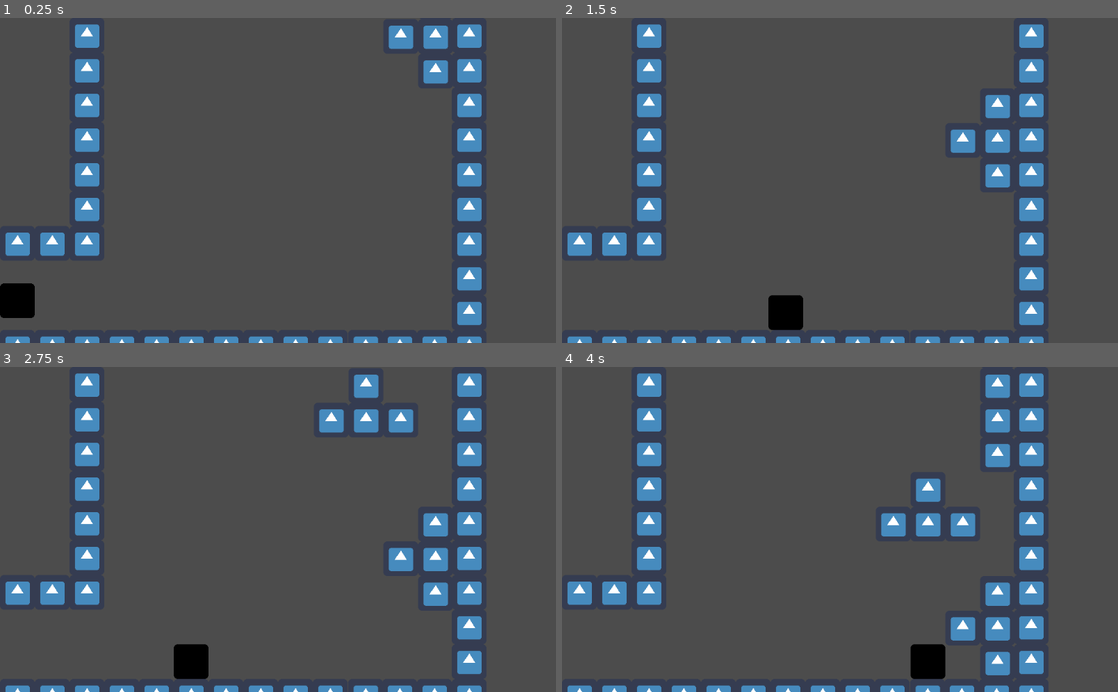
Above: before the commit, frames 1-4 (two rows, left to right).
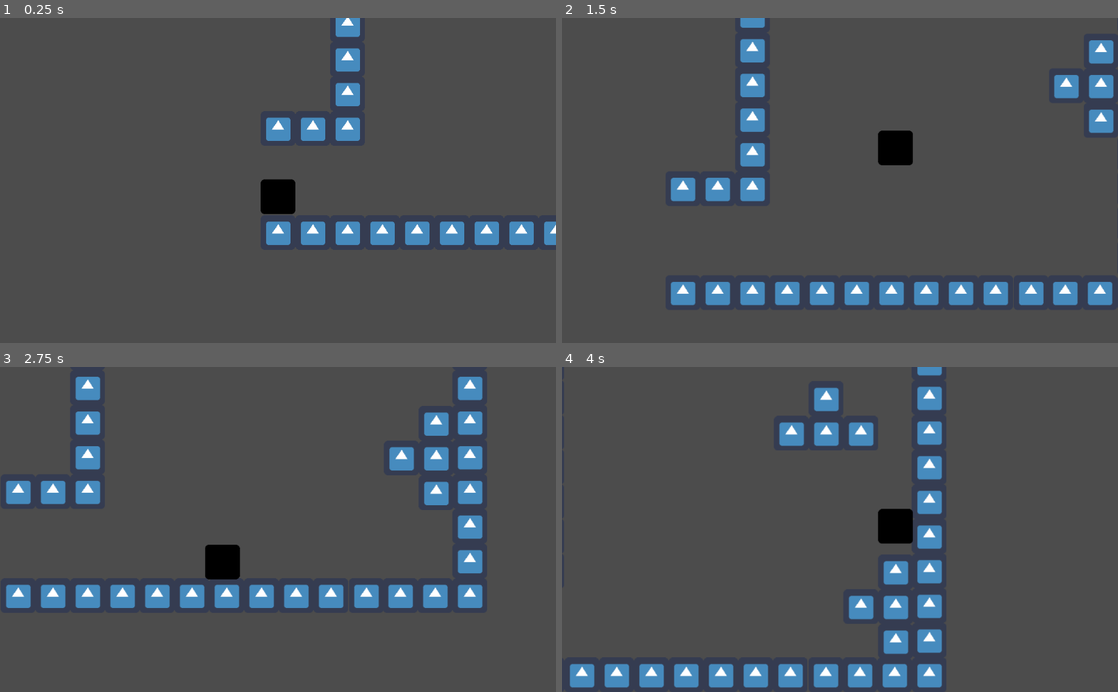
Above: after the commit, the same moments.

Repository: Diogoamorim27/TetrisDungeon
Game: Godot game, scene res://Salas/Sala.tscn
Two runs of this game, one before a commit and one after it. Both use one fixed random seed, a clock stepped at 60 frames per second and the inputs below. The engine's default icon, where the game draws it, is replaced by a stand-in: a white triangle on a blue panel in a dark square.
Inputs:
- Up to frame 1 (0.25 s): no input
- Up to frame 2 (1.5 s): tap Enter (ui_accept) at 0.5, 0.6, 0.77, 1.07, 1.35 s; hold Right (ui_right) from 0.53 s (still down)
- Up to frame 3 (2.75 s): tap Enter (ui_accept) at 1.52, 1.82, 2.1 s; release Right (ui_right) at 2.03 s; hold Left (ui_left) from 2.03 s (still down)
- Up to frame 4 (4 s): release Left (ui_left) at 2.78 s; hold Right (ui_right) from 2.78 s (still down); tap Enter (ui_accept) at 2.85, 3.02, 3.32, 3.6, 3.77 s

The runs differ from the first frame. In frame 1, 14% of the frame differs, in the area x 0-100%, y 0-100%; in frame 2, 17%; in frame 3, 13%; in frame 4, 19%, in the area x 1-87%, y 0-100%.

Commit message:
movimento melhorado e wall jump adicionado, alem do spawn se mover

Diff:
--- a/Blocos/BlocoNeutro.gd
+++ b/Blocos/BlocoNeutro.gd
@@ -3,18 +3,12 @@
 signal _bateu
 var direcao
 var pos
-# class member variables go here, for example:
-# var a = 2
-# var b = "textvar"
 
 func _ready():
 	$RayCast2D.cast_to.y = $Sprite.texture.get_height() / 2
 	for child in get_parent().get_children():
 		$RayCast2D.add_exception(child)
-	#for child in get_parent().get_parent().get_child(0).get_children():
-	#	$RayCast2D.add_exception(child)
-
-	#direcao = Vector2(0,1)
+	$RayCast2D.add_exception(get_parent().get_parent().get_child(2)) #obs perguntar sobre "$" pro Tomaz
 	connect("_bateu", get_parent(), "_colisao")
 	pass
 
@@ -22,12 +16,5 @@
 	for spawn in get_parent().get_parent().get_child(0).get_children():
 		if $RayCast2D.is_colliding() && $RayCast2D.get_collider() != spawn:
 			emit_signal("_bateu")
-		#print("bateu")
 
-	#pos = self.transform
-	#pos.origin.y = self.transform.get_origin().y + 64
-
-	#if (get_child(0).test_move(pos, direcao)):
-		#emit_signal("_bateu")
-		#print("bateu")
 	pass
--- a/Player.gd
+++ b/Player.gd
@@ -2,37 +2,66 @@
 
 const SPEED = 500
 const UP = Vector2(0,-1)
-const GRAVITY = 300
-const JUMP_HEIGHT = -500
+const GRAVITY_VEC = Vector2(0, 900)
+const JUMP_SPEED = -700
+const WALL_JUMP_KICK = 700
 
 var motion = Vector2(0,0)
+var on_floor = 0
+var on_left_wall = 0
+var on_right_wall = 0
+var wall_jump = 0
 
-# class member variables go here, for example:
-# var a = 2
-# var b = "textvar"
+#func _ready():
+	#$RayCast2D.cast_to.y = $Sprite.texture.get_height() / 2
 
-func _ready():
-	# Called every time the node is added to the scene.
-	# Initialization here
-	pass
+	#pass
 
 func _process(delta):
+
+	# MOVIMENTO #
+	# Gravidade
+	motion += delta * GRAVITY_VEC
+	# Mover
+	motion = move_and_slide(motion, UP)
+	# Colisão com o chão
+	if $RayCastChao.is_colliding():
+		on_floor = 1
+		wall_jump = 0
+	else:
+		on_floor = 0
+	# Colisao com as paredes
+	if $RayCastParedeEsquerda.is_colliding():
+		on_left_wall = 1
+	else:
+		on_left_wall = 0
+	if $RayCastParedeDireita.is_colliding():
+		on_right_wall = 1
+	else:
+		on_right_wall = 0
+
+	# INPUT #
+	# Movimento Horizontal
+	var target_speed = 0
 	if Input.is_action_pressed("ui_left"):
-		if motion.x > 0:
-			motion.x = 0
-		motion.x = -SPEED
+		target_speed += -1
+	if Input.is_action_pressed("ui_right"):
+		target_speed += 1
 
-	elif Input.is_action_pressed("ui_right"):
-		if motion.x < 0:
-			motion.x = 0
-		motion.x = SPEED
+	target_speed *= SPEED
+	motion.x = lerp(motion.x, target_speed, 0.1)
 
-	if Input.is_action_just_pressed("ui_up") && is_on_floor():
-		motion.y += JUMP_HEIGHT
-
-	else:
-		motion.y += GRAVITY * delta
-		motion.x = lerp(motion.x, 0, 0.2)
-
-	move_and_slide(motion, UP)
+	# Pulo e Wall Jump
+	if Input.is_action_just_pressed("ui_accept"):
+		if on_floor:
+			motion.y = JUMP_SPEED
+		elif !wall_jump:
+			if on_left_wall:
+				motion.y = JUMP_SPEED
+				#motion.x = -WALL_JUMP_KICK
+				wall_jump = 1
+			elif on_right_wall:
+				motion.y = JUMP_SPEED
+				#motion.x = WALL_JUMP_KICK
+				wall_jump = 1
 	pass
--- a/Player.tscn
+++ b/Player.tscn
@@ -6,9 +6,9 @@
 [sub_resource type="RectangleShape2D" id=1]
 
 custom_solver_bias = 0.0
-extents = Vector2( 32, 32 )
+extents = Vector2( 30, 30 )
 
-[node name="Player" type="KinematicBody2D"]
+[node name="Player" type="KinematicBody2D" index="0"]
 
 input_pickable = false
 collision_layer = 1
@@ -24,5 +24,30 @@
 
 [node name="CollisionShape2D" type="CollisionShape2D" parent="." index="1"]
 
-visible = false
 shape = SubResource( 1 )
+
+[node name="RayCastChao" type="RayCast2D" parent="." index="2"]
+
+enabled = true
+exclude_parent = true
+cast_to = Vector2( 0, 32 )
+collision_mask = 1
+_sections_unfolded = [ "Transform" ]
+
+[node name="RayCastParedeEsquerda" type="RayCast2D" parent="." index="3"]
+
+rotation = 1.5708
+enabled = true
+exclude_parent = true
+cast_to = Vector2( 0, 32 )
+collision_mask = 1
+_sections_unfolded = [ "Transform" ]
+
+[node name="RayCastParedeDireita" type="RayCast2D" parent="." index="4"]
+
+rotation = -1.5708
+enabled = true
+exclude_parent = true
+cast_to = Vector2( 0, 32 )
+collision_mask = 1
+_sections_unfolded = [ "Transform" ]
--- a/Salas/Sala.gd
+++ b/Salas/Sala.gd
@@ -68,6 +68,7 @@
 
 func _on_timer_timeout():
 	_spawn_block()
+
 	pass
 
 func _spawn_block():
--- a/Salas/Sala.tscn
+++ b/Salas/Sala.tscn
@@ -1,9 +1,10 @@
-[gd_scene load_steps=5 format=2]
+[gd_scene load_steps=6 format=2]
 
 [ext_resource path="res://Salas/Sala.gd" type="Script" id=1]
 [ext_resource path="res://Salas/SpawnPoints.tscn" type="PackedScene" id=2]
-[ext_resource path="res://Blocos/ParedeChao.tscn" type="PackedScene" id=3]
-[ext_resource path="res://Player.tscn" type="PackedScene" id=4]
+[ext_resource path="res://Salas/SpawnPoints.gd" type="Script" id=3]
+[ext_resource path="res://Blocos/ParedeChao.tscn" type="PackedScene" id=4]
+[ext_resource path="res://Player.tscn" type="PackedScene" id=5]
 
 [node name="Sala" type="Node" index="0"]
 
@@ -15,142 +16,458 @@
 [node name="SpawnPoints" parent="." index="0" instance=ExtResource( 2 )]
 
 position = Vector2( 512, 32 )
+script = ExtResource( 3 )
 
 [node name="ParedesChao" type="Node2D" parent="." index="1"]
 
 editor/display_folded = true
 position = Vector2( 544, 608 )
 
-[node name="ParedeChao" parent="ParedesChao" index="0" instance=ExtResource( 3 )]
-
-[node name="ParedeChao9" parent="ParedesChao" index="1" instance=ExtResource( 3 )]
+[node name="ParedeChao" parent="ParedesChao" index="0" instance=ExtResource( 4 )]
+
+[node name="ParedeChao9" parent="ParedesChao" index="1" instance=ExtResource( 4 )]
 
 position = Vector2( -512, 0 )
 _sections_unfolded = [ "Transform" ]
 
-[node name="ParedeChao25" parent="ParedesChao" index="2" instance=ExtResource( 3 )]
+[node name="ParedeChao25" parent="ParedesChao" index="2" instance=ExtResource( 4 )]
 
 position = Vector2( -512, -192 )
 _sections_unfolded = [ "Transform" ]
 
-[node name="ParedeChao22" parent="ParedesChao" index="3" instance=ExtResource( 3 )]
+[node name="ParedeChao22" parent="ParedesChao" index="3" instance=ExtResource( 4 )]
 
 position = Vector2( -384, -576 )
 _sections_unfolded = [ "Transform" ]
 
-[node name="ParedeChao27" parent="ParedesChao" index="4" instance=ExtResource( 3 )]
+[node name="ParedeChao54" parent="ParedesChao" index="4" instance=ExtResource( 4 )]
+
+position = Vector2( -384, -1472 )
+_sections_unfolded = [ "Transform" ]
+
+[node name="ParedeChao90" parent="ParedesChao" index="5" instance=ExtResource( 4 )]
+
+position = Vector2( 320, -1472 )
+_sections_unfolded = [ "Transform" ]
+
+[node name="ParedeChao68" parent="ParedesChao" index="6" instance=ExtResource( 4 )]
+
+position = Vector2( -384, -2368 )
+_sections_unfolded = [ "Transform" ]
+
+[node name="ParedeChao103" parent="ParedesChao" index="7" instance=ExtResource( 4 )]
+
+position = Vector2( 320, -2368 )
+_sections_unfolded = [ "Transform" ]
+
+[node name="ParedeChao41" parent="ParedesChao" index="8" instance=ExtResource( 4 )]
+
+position = Vector2( -384, -1024 )
+_sections_unfolded = [ "Transform" ]
+
+[node name="ParedeChao75" parent="ParedesChao" index="9" instance=ExtResource( 4 )]
+
+position = Vector2( 320, -1024 )
+_sections_unfolded = [ "Transform" ]
+
+[node name="ParedeChao51" parent="ParedesChao" index="10" instance=ExtResource( 4 )]
+
+position = Vector2( -384, -1920 )
+_sections_unfolded = [ "Transform" ]
+
+[node name="ParedeChao87" parent="ParedesChao" index="11" instance=ExtResource( 4 )]
+
+position = Vector2( 320, -1920 )
+_sections_unfolded = [ "Transform" ]
+
+[node name="ParedeChao65" parent="ParedesChao" index="12" instance=ExtResource( 4 )]
+
+position = Vector2( -384, -2816 )
+_sections_unfolded = [ "Transform" ]
+
+[node name="ParedeChao100" parent="ParedesChao" index="13" instance=ExtResource( 4 )]
+
+position = Vector2( 320, -2816 )
+_sections_unfolded = [ "Transform" ]
+
+[node name="ParedeChao27" parent="ParedesChao" index="14" instance=ExtResource( 4 )]
 
 position = Vector2( 320, -576 )
 _sections_unfolded = [ "Transform" ]
 
-[node name="ParedeChao5" parent="ParedesChao" index="5" instance=ExtResource( 3 )]
+[node name="ParedeChao5" parent="ParedesChao" index="15" instance=ExtResource( 4 )]
 
 position = Vector2( 256, 0 )
 
-[node name="ParedeChao11" parent="ParedesChao" index="6" instance=ExtResource( 3 )]
+[node name="ParedeChao11" parent="ParedesChao" index="16" instance=ExtResource( 4 )]
 
 position = Vector2( -256, 0 )
 
-[node name="ParedeChao21" parent="ParedesChao" index="7" instance=ExtResource( 3 )]
+[node name="ParedeChao21" parent="ParedesChao" index="17" instance=ExtResource( 4 )]
 
 position = Vector2( -384, -320 )
 
-[node name="ParedeChao33" parent="ParedesChao" index="8" instance=ExtResource( 3 )]
+[node name="ParedeChao45" parent="ParedesChao" index="18" instance=ExtResource( 4 )]
+
+position = Vector2( -384, -1216 )
+
+[node name="ParedeChao81" parent="ParedesChao" index="19" instance=ExtResource( 4 )]
+
+position = Vector2( 320, -1216 )
+
+[node name="ParedeChao59" parent="ParedesChao" index="20" instance=ExtResource( 4 )]
+
+position = Vector2( -384, -2112 )
+
+[node name="ParedeChao94" parent="ParedesChao" index="21" instance=ExtResource( 4 )]
+
+position = Vector2( 320, -2112 )
+
+[node name="ParedeChao34" parent="ParedesChao" index="22" instance=ExtResource( 4 )]
+
+position = Vector2( -384, -768 )
+
+[node name="ParedeChao78" parent="ParedesChao" index="23" instance=ExtResource( 4 )]
+
+position = Vector2( 320, -768 )
+
+[node name="ParedeChao55" parent="ParedesChao" index="24" instance=ExtResource( 4 )]
+
+position = Vector2( -384, -1664 )
+
+[node name="ParedeChao91" parent="ParedesChao" index="25" instance=ExtResource( 4 )]
+
+position = Vector2( 320, -1664 )
+
+[node name="ParedeChao69" parent="ParedesChao" index="26" instance=ExtResource( 4 )]
+
+position = Vector2( -384, -2560 )
+
+[node name="ParedeChao104" parent="ParedesChao" index="27" instance=ExtResource( 4 )]
+
+position = Vector2( 320, -2560 )
+
+[node name="ParedeChao33" parent="ParedesChao" index="28" instance=ExtResource( 4 )]
 
 position = Vector2( 320, -128 )
 
-[node name="ParedeChao26" parent="ParedesChao" index="9" instance=ExtResource( 3 )]
+[node name="ParedeChao26" parent="ParedesChao" index="29" instance=ExtResource( 4 )]
 
 position = Vector2( 320, -320 )
 
-[node name="ParedeChao3" parent="ParedesChao" index="10" instance=ExtResource( 3 )]
+[node name="ParedeChao3" parent="ParedesChao" index="30" instance=ExtResource( 4 )]
 
 position = Vector2( 129.228, 0 )
 
-[node name="ParedeChao13" parent="ParedesChao" index="11" instance=ExtResource( 3 )]
+[node name="ParedeChao13" parent="ParedesChao" index="31" instance=ExtResource( 4 )]
 
 position = Vector2( -384, 0 )
 
-[node name="ParedeChao24" parent="ParedesChao" index="12" instance=ExtResource( 3 )]
+[node name="ParedeChao24" parent="ParedesChao" index="32" instance=ExtResource( 4 )]
 
 position = Vector2( -384, -192 )
 
-[node name="ParedeChao29" parent="ParedesChao" index="13" instance=ExtResource( 3 )]
+[node name="ParedeChao46" parent="ParedesChao" index="33" instance=ExtResource( 4 )]
+
+position = Vector2( -384, -1088 )
+
+[node name="ParedeChao82" parent="ParedesChao" index="34" instance=ExtResource( 4 )]
+
+position = Vector2( 320, -1088 )
+
+[node name="ParedeChao60" parent="ParedesChao" index="35" instance=ExtResource( 4 )]
+
+position = Vector2( -384, -1984 )
+
+[node name="ParedeChao95" parent="ParedesChao" index="36" instance=ExtResource( 4 )]
+
+position = Vector2( 320, -1984 )
+
+[node name="ParedeChao36" parent="ParedesChao" index="37" instance=ExtResource( 4 )]
+
+position = Vector2( -384, -640 )
+
+[node name="ParedeChao70" parent="ParedesChao" index="38" instance=ExtResource( 4 )]
+
+position = Vector2( 320, -640 )
+
+[node name="ParedeChao42" parent="ParedesChao" index="39" instance=ExtResource( 4 )]
+
+position = Vector2( -384, -1536 )
+
+[node name="ParedeChao76" parent="ParedesChao" index="40" instance=ExtResource( 4 )]
+
+position = Vector2( 320, -1536 )
+
+[node name="ParedeChao56" parent="ParedesChao" index="41" instance=ExtResource( 4 )]
+
+position = Vector2( -384, -2432 )
+
+[node name="ParedeChao77" parent="ParedesChao" index="42" instance=ExtResource( 4 )]
+
+position = Vector2( 320, -2432 )
+
+[node name="ParedeChao29" parent="ParedesChao" index="43" instance=ExtResource( 4 )]
 
 position = Vector2( 320, -192 )
 
-[node name="ParedeChao20" parent="ParedesChao" index="14" instance=ExtResource( 3 )]
+[node name="ParedeChao20" parent="ParedesChao" index="44" instance=ExtResource( 4 )]
 
 position = Vector2( -384, -448 )
 
-[node name="ParedeChao30" parent="ParedesChao" index="15" instance=ExtResource( 3 )]
+[node name="ParedeChao48" parent="ParedesChao" index="45" instance=ExtResource( 4 )]
+
+position = Vector2( -384, -1344 )
+
+[node name="ParedeChao84" parent="ParedesChao" index="46" instance=ExtResource( 4 )]
+
+position = Vector2( 320, -1344 )
+
+[node name="ParedeChao62" parent="ParedesChao" index="47" instance=ExtResource( 4 )]
+
+position = Vector2( -384, -2240 )
+
+[node name="ParedeChao97" parent="ParedesChao" index="48" instance=ExtResource( 4 )]
+
+position = Vector2( 320, -2240 )
+
+[node name="ParedeChao38" parent="ParedesChao" index="49" instance=ExtResource( 4 )]
+
+position = Vector2( -384, -896 )
+
+[node name="ParedeChao72" parent="ParedesChao" index="50" instance=ExtResource( 4 )]
+
+position = Vector2( 320, -896 )
+
+[node name="ParedeChao44" parent="ParedesChao" index="51" instance=ExtResource( 4 )]
+
+position = Vector2( -384, -1792 )
+
+[node name="ParedeChao80" parent="ParedesChao" index="52" instance=ExtResource( 4 )]
+
+position = Vector2( 320, -1792 )
+
+[node name="ParedeChao58" parent="ParedesChao" index="53" instance=ExtResource( 4 )]
+
+position = Vector2( -384, -2688 )
+
+[node name="ParedeChao93" parent="ParedesChao" index="54" instance=ExtResource( 4 )]
+
+position = Vector2( 320, -2688 )
+
+[node name="ParedeChao30" parent="ParedesChao" index="55" instance=ExtResource( 4 )]
 
 position = Vector2( 320, -448 )
 
-[node name="ParedeChao12" parent="ParedesChao" index="16" instance=ExtResource( 3 )]
+[node name="ParedeChao12" parent="ParedesChao" index="56" instance=ExtResource( 4 )]
 
 position = Vector2( -128, 0 )
 
-[node name="ParedeChao2" parent="ParedesChao" index="17" instance=ExtResource( 3 )]
+[node name="ParedeChao2" parent="ParedesChao" index="57" instance=ExtResource( 4 )]
 
 position = Vector2( 64, 0 )
 
-[node name="ParedeChao14" parent="ParedesChao" index="18" instance=ExtResource( 3 )]
+[node name="ParedeChao14" parent="ParedesChao" index="58" instance=ExtResource( 4 )]
 
 position = Vector2( -448, 0 )
 
-[node name="ParedeChao23" parent="ParedesChao" index="19" instance=ExtResource( 3 )]
+[node name="ParedeChao23" parent="ParedesChao" index="59" instance=ExtResource( 4 )]
 
 position = Vector2( -448, -192 )
 
-[node name="ParedeChao18" parent="ParedesChao" index="20" instance=ExtResource( 3 )]
+[node name="ParedeChao18" parent="ParedesChao" index="60" instance=ExtResource( 4 )]
 
 position = Vector2( -384, -512 )
 
-[node name="ParedeChao28" parent="ParedesChao" index="21" instance=ExtResource( 3 )]
+[node name="ParedeChao53" parent="ParedesChao" index="61" instance=ExtResource( 4 )]
+
+position = Vector2( -384, -1408 )
+
+[node name="ParedeChao89" parent="ParedesChao" index="62" instance=ExtResource( 4 )]
+
+position = Vector2( 320, -1408 )
+
+[node name="ParedeChao67" parent="ParedesChao" index="63" instance=ExtResource( 4 )]
+
+position = Vector2( -384, -2304 )
+
+[node name="ParedeChao102" parent="ParedesChao" index="64" instance=ExtResource( 4 )]
+
+position = Vector2( 320, -2304 )
+
+[node name="ParedeChao40" parent="ParedesChao" index="65" instance=ExtResource( 4 )]
+
+position = Vector2( -384, -960 )
+
+[node name="ParedeChao74" parent="ParedesChao" index="66" instance=ExtResource( 4 )]
+
+position = Vector2( 320, -960 )
+
+[node name="ParedeChao50" parent="ParedesChao" index="67" instance=ExtResource( 4 )]
+
+position = Vector2( -384, -1856 )
+
+[node name="ParedeChao86" parent="ParedesChao" index="68" instance=ExtResource( 4 )]
+
+position = Vector2( 320, -1856 )
+
+[node name="ParedeChao64" parent="ParedesChao" index="69" instance=ExtResource( 4 )]
+
+position = Vector2( -384, -2752 )
+
+[node name="ParedeChao99" parent="ParedesChao" index="70" instance=ExtResource( 4 )]
+
+position = Vector2( 320, -2752 )
+
+[node name="ParedeChao28" parent="ParedesChao" index="71" instance=ExtResource( 4 )]
 
 position = Vector2( 320, -512 )
 
-[node name="ParedeChao7" parent="ParedesChao" index="22" instance=ExtResource( 3 )]
+[node name="ParedeChao7" parent="ParedesChao" index="72" instance=ExtResource( 4 )]
 
 position = Vector2( 320, 0 )
 
-[node name="ParedeChao15" parent="ParedesChao" index="23" instance=ExtResource( 3 )]
+[node name="ParedeChao15" parent="ParedesChao" index="73" instance=ExtResource( 4 )]
 
 position = Vector2( -192, 0 )
 
-[node name="ParedeChao19" parent="ParedesChao" index="24" instance=ExtResource( 3 )]
+[node name="ParedeChao19" parent="ParedesChao" index="74" instance=ExtResource( 4 )]
 
 position = Vector2( -384, -256 )
 
-[node name="ParedeChao35" parent="ParedesChao" index="25" instance=ExtResource( 3 )]
+[node name="ParedeChao47" parent="ParedesChao" index="75" instance=ExtResource( 4 )]
+
+position = Vector2( -384, -1152 )
+
+[node name="ParedeChao83" parent="ParedesChao" index="76" instance=ExtResource( 4 )]
+
+position = Vector2( 320, -1152 )
+
+[node name="ParedeChao61" parent="ParedesChao" index="77" instance=ExtResource( 4 )]
+
+position = Vector2( -384, -2048 )
+
+[node name="ParedeChao96" parent="ParedesChao" index="78" instance=ExtResource( 4 )]
+
+position = Vector2( 320, -2048 )
+
+[node name="ParedeChao37" parent="ParedesChao" index="79" instance=ExtResource( 4 )]
+
+position = Vector2( -384, -704 )
+
+[node name="ParedeChao71" parent="ParedesChao" index="80" instance=ExtResource( 4 )]
+
+position = Vector2( 320, -704 )
+
+[node name="ParedeChao43" parent="ParedesChao" index="81" instance=ExtResource( 4 )]
+
+position = Vector2( -384, -1600 )
+
+[node name="ParedeChao79" parent="ParedesChao" index="82" instance=ExtResource( 4 )]
+
+position = Vector2( 320, -1600 )
+
+[node name="ParedeChao57" parent="ParedesChao" index="83" instance=ExtResource( 4 )]
+
+position = Vector2( -384, -2496 )
+
+[node name="ParedeChao92" parent="ParedesChao" index="84" instance=ExtResource( 4 )]
+
+position = Vector2( 320, -2496 )
+
+[node name="ParedeChao35" parent="ParedesChao" index="85" instance=ExtResource( 4 )]
 
 position = Vector2( 320, -64 )
 
-[node name="ParedeChao31" parent="ParedesChao" index="26" instance=ExtResource( 3 )]
+[node name="ParedeChao31" parent="ParedesChao" index="86" instance=ExtResource( 4 )]
 
 position = Vector2( 320, -256 )
 
-[node name="ParedeChao4" parent="ParedesChao" index="27" instance=ExtResource( 3 )]
+[node name="ParedeChao4" parent="ParedesChao" index="87" instance=ExtResource( 4 )]
 
 position = Vector2( 192, 0 )
 
-[node name="ParedeChao16" parent="ParedesChao" index="28" instance=ExtResource( 3 )]
+[node name="ParedeChao16" parent="ParedesChao" index="88" instance=ExtResource( 4 )]
 
 position = Vector2( -320, 0 )
 
-[node name="ParedeChao17" parent="ParedesChao" index="29" instance=ExtResource( 3 )]
+[node name="ParedeChao17" parent="ParedesChao" index="89" instance=ExtResource( 4 )]
 
 position = Vector2( -384, -384 )
 
-[node name="ParedeChao32" parent="ParedesChao" index="30" instance=ExtResource( 3 )]
+[node name="ParedeChao52" parent="ParedesChao" index="90" instance=ExtResource( 4 )]
+
+position = Vector2( -384, -1280 )
+
+[node name="ParedeChao88" parent="ParedesChao" index="91" instance=ExtResource( 4 )]
+
+position = Vector2( 320, -1280 )
+
+[node name="ParedeChao66" parent="ParedesChao" index="92" instance=ExtResource( 4 )]
+
+position = Vector2( -384, -2176 )
+
+[node name="ParedeChao101" parent="ParedesChao" index="93" instance=ExtResource( 4 )]
+
+position = Vector2( 320, -2176 )
+
+[node name="ParedeChao39" parent="ParedesChao" index="94" instance=ExtResource( 4 )]
+
+position = Vector2( -384, -832 )
+
+[node name="ParedeChao73" parent="ParedesChao" index="95" instance=ExtResource( 4 )]
+
+position = Vector2( 320, -832 )
+
+[node name="ParedeChao49" parent="ParedesChao" index="96" instance=ExtResource( 4 )]
+
+position = Vector2( -384, -1728 )
+
+[node name="ParedeChao85" parent="ParedesChao" index="97" instance=ExtResource( 4 )]
+
+position = Vector2( 320, -1728 )
+
+[node name="ParedeChao63" parent="ParedesChao" index="98" instance=ExtResource( 4 )]
+
+position = Vector2( -384, -2624 )
+
+[node name="ParedeChao98" parent="ParedesChao" index="99" instance=ExtResource( 4 )]
+
+position = Vector2( 320, -2624 )
+
+[node name="ParedeChao32" parent="ParedesChao" index="100" instance=ExtResource( 4 )]
 
 position = Vector2( 320, -384 )
 
-[node name="ParedeChao10" parent="ParedesChao" index="31" instance=ExtResource( 3 )]
+[node name="ParedeChao10" parent="ParedesChao" index="101" instance=ExtResource( 4 )]
 
 position = Vector2( -64, 0 )
 
-[node name="Player" parent="." index="2" instance=ExtResource( 4 )]
+[node name="Player" parent="." index="2" instance=ExtResource( 5 )]
 
 position = Vector2( 32, 512 )
+
+[node name="Camera2D" type="Camera2D" parent="Player" index="5"]
+
+anchor_mode = 1
+rotating = false
+current = true
+zoom = Vector2( 1, 1 )
+limit_left = -10000000
+limit_top = -10000000
+limit_right = 10000000
+limit_bottom = 10000000
+limit_smoothed = false
+drag_margin_h_enabled = true
+drag_margin_v_enabled = true
+smoothing_enabled = false
+smoothing_speed = 5.0
+offset_v = 0.0
+offset_h = 0.0
+drag_margin_left = 0.2
+drag_margin_top = 0.2
+drag_margin_right = 0.2
+drag_margin_bottom = 0.2
+editor_draw_screen = true
+editor_draw_limits = false
+editor_draw_drag_margin = false
--- /dev/null
+++ b/Salas/SpawnPoints.gd
@@ -0,0 +1,15 @@
+extends Node2D
+
+var timer
+
+func _ready():
+	timer = Timer.new()
+	timer.connect("timeout",self,"_on_timer_timeout")
+	add_child(timer)
+	timer.wait_time = 2
+	timer.start()
+	pass
+
+func _on_timer_timeout():
+	self.transform.y -= Vector2(0, 64)
+	pass
